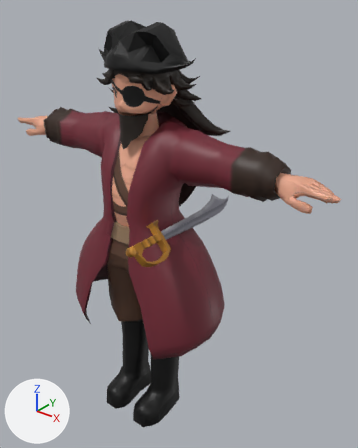
The FBX model HEX navigation/Assets/Resources/pl2/kaizoku_hirou.fbx: old version first, new version second.
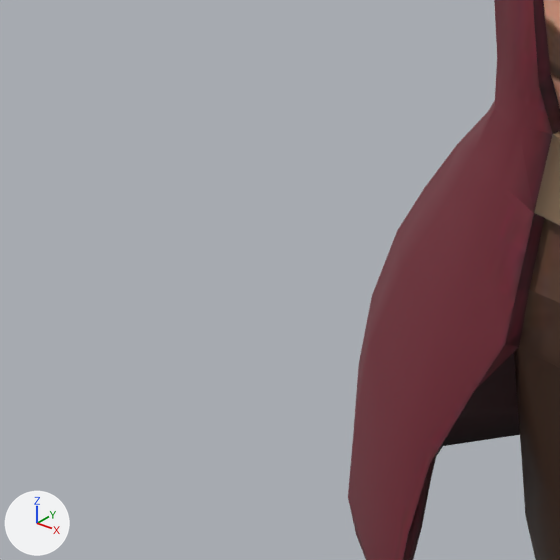
There are two pictures of each version: one whole from a camera (50 mm lens) standing at (0.763, -0.864, 1.098) and looking at (0.035, 0.047, 0.534), one close up on the part from 3% to 32% of the width and 44% to 68% of the height. The lights are fixed; the arrows at lower left show +X, +Y and +Z. Where no turn or scale is listed for an object, it has been applied to the vertices.
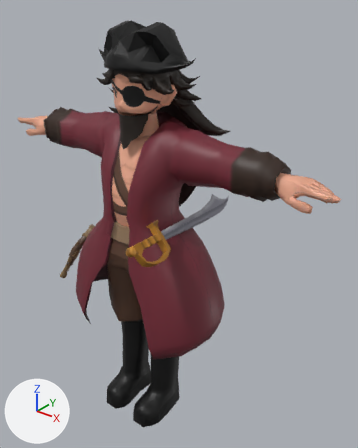
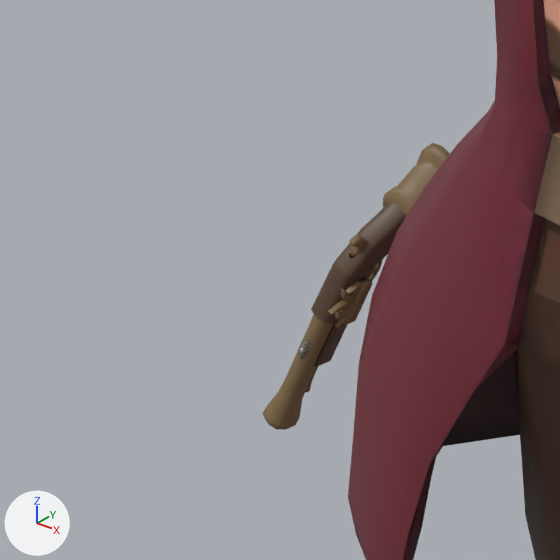
The edits, one by one:
Picture 'jyuu.jpg' (img_jyuu_jpg) is new.
Material 'kaizoku_jyuu:lambert8' (mat_kaizoku_jyuu_lambert8) is new.
Its texture is img_jyuu_jpg.
Mesh me_mesh_002 is new.
It has 1538 vertices, 1500 faces and spans x -0.044..0.043, y -0.04..0.044, z -0.082..0.079.
It uses material mat_kaizoku_jyuu_lambert8 (picture img_jyuu_jpg).
Object 'kaizoku_jyuu:polySurface3' (ob_kaizoku_jyuu_polysurface3) is new; it shows me_mesh_002.
Its location is (-0.2229, -0.0892, 0.4195).

What differs and where, as boxes (x1, y1, x2, y2) in the close-ups (560 x 560 px):
'kaizoku_jyuu:polySurface3', added (brown)
    after: (262, 143, 450, 430)
